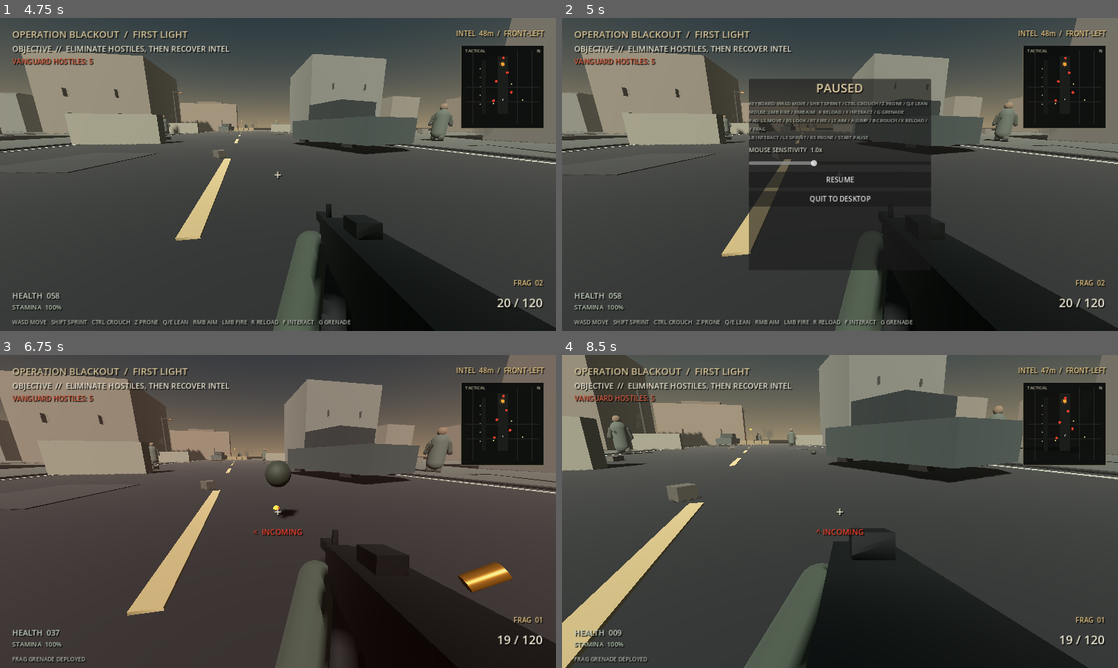
Above: before the commit, frames 1-4 (two rows, left to right).
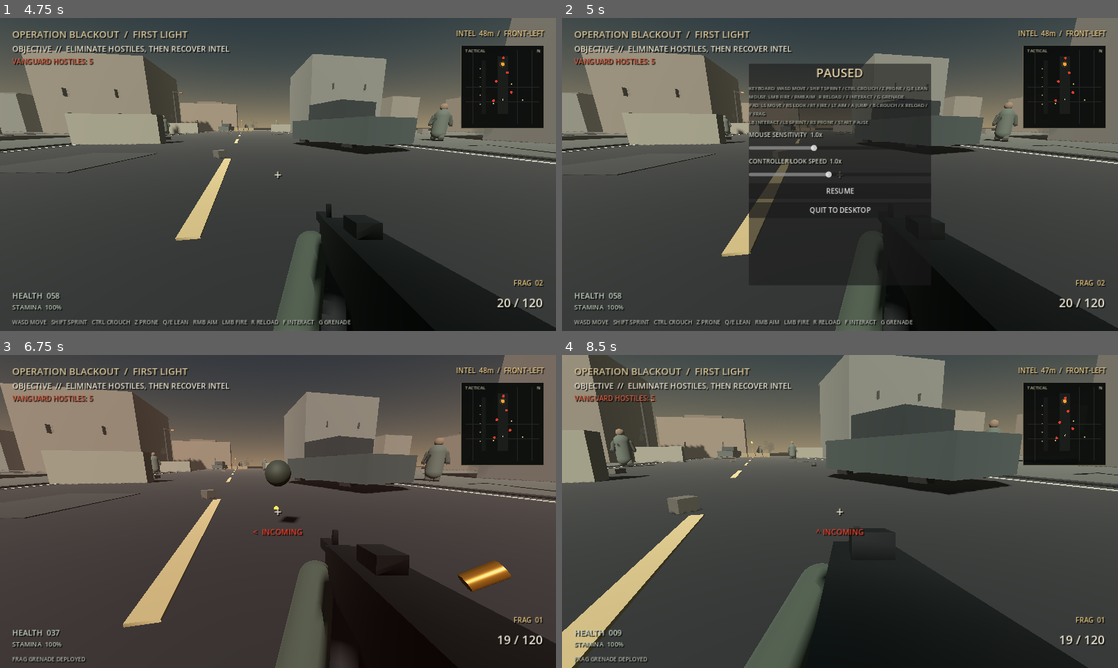
Above: after the commit, the same moments.

Repository: Liladizilla/operation-blackout
Game: Godot game, scene res://scenes/main.tscn
Same seed, same stepped clock (60 frames per second), same inputs: the game is played once before the commit and once after it.
Inputs (mouse positions are in pixels of both pictures, inside the frame that each line leads up to):
- Up to frame 1 (4.75 s): click "DEPLOY / BEGIN OPERATION" at 0.5 s; tap Enter at 1.25 s; move the mouse to (305, 174) at 1.27 s; hold Right mouse button (aim) 1.28-2.03 s; hold W (move_forward) from 1.28 s (still down); click (305, 174) at 1.42 s; tap Space (jump) at 1.52, 2.27, 3.77, 4.52 s; move the mouse to (250, 174) at 2.02 s; tap Ctrl (crouch) at 2.1 s; move the mouse to (289, 168) at 2.77 s; press the mouse at (289, 168) at 2.78 s; move the mouse to (272, 180) at 3.52 s; release the mouse at (272, 180) at 3.53 s; tap F (interact) at 3.6 s; click (272, 180) at 3.67 s; move the mouse to (316, 177) at 4.27 s; tap Z (prone) at 4.35 s
- Up to frame 2 (5 s): keep holding W (move_forward); tap Escape (pause) at 4.9 s
- Up to frame 3 (6.75 s): move the mouse to (111, 464) at 5.02 s; release W (move_forward) at 5.03 s; hold Q (lean_left) 5.03-5.75 s; tap Shift (sprint) at 5.1 s; tap Space (jump) at 5.27 s; click "RESUME" at 5.75 s; move the mouse to (283, 511) at 6.52 s; hold W (move_forward) from 6.53 s (still down); tap G (throw_grenade) at 6.6 s; click (283, 511) at 6.67 s
- Up to frame 4 (8.5 s): move the mouse to (817, 505) at 7.27 s; release W (move_forward) at 7.28 s; hold E (lean_right) 7.28-8.03 s; tap Enter at 7.35 s; tap Space (jump) at 7.52, 8.27 s; move the mouse to (867, 511) at 8.02 s; hold W (move_forward) from 8.03 s (still down); hold Right mouse button (aim) from 8.03 s (still down)

Frame 1 is identical in both runs. In frame 2, 4.7% of the frame differs, in the area x 33-67%, y 14-86%; in frame 3, 9.5%; in frame 4, 12%, in the area x 0-100%, y 0-100%.

Commit message:
Add adjustable controller look sensitivity

Diff:
--- a/scripts/hud.gd
+++ b/scripts/hud.gd
@@ -15,6 +15,8 @@
 var pause_panel: PanelContainer
 var sensitivity_slider: HSlider
 var sensitivity_value_label: Label
+var gamepad_sensitivity_slider: HSlider
+var gamepad_sensitivity_value_label: Label
 var briefing_panel: PanelContainer
 var briefing_backdrop: ColorRect
 var difficulty_selector: OptionButton
@@ -465,8 +467,8 @@
     pause_panel.set_anchors_and_offsets_preset(Control.PRESET_CENTER)
     pause_panel.offset_left = -210
     pause_panel.offset_right = 210
-    pause_panel.offset_top = -220
-    pause_panel.offset_bottom = 220
+    pause_panel.offset_top = -255
+    pause_panel.offset_bottom = 255
     var box := VBoxContainer.new()
     box.add_theme_constant_override("separation", 8)
     pause_panel.add_child(box)
@@ -494,6 +496,25 @@
         sensitivity_value_label.text = "MOUSE SENSITIVITY  %.1fx" % (value / 0.0018)
     )
     box.add_child(sensitivity_slider)
+
+    gamepad_sensitivity_value_label = _label("CONTROLLER LOOK SPEED", 14, Color(0.82,0.84,0.78))
+    box.add_child(gamepad_sensitivity_value_label)
+    gamepad_sensitivity_slider = HSlider.new()
+    gamepad_sensitivity_slider.min_value = 0.8
+    gamepad_sensitivity_slider.max_value = 4.0
+    gamepad_sensitivity_slider.step = 0.1
+    gamepad_sensitivity_slider.custom_minimum_size = Vector2(300, 24)
+    var current_gamepad_sensitivity: float = 2.2
+    if is_instance_valid(player_ref):
+        current_gamepad_sensitivity = float(player_ref.get("gamepad_look_sensitivity"))
+    gamepad_sensitivity_slider.value = clampf(current_gamepad_sensitivity, gamepad_sensitivity_slider.min_value, gamepad_sensitivity_slider.max_value)
+    gamepad_sensitivity_value_label.text = "CONTROLLER LOOK SPEED  %.1fx" % (gamepad_sensitivity_slider.value / 2.2)
+    gamepad_sensitivity_slider.value_changed.connect(func(value: float):
+        if is_instance_valid(player_ref):
+            player_ref.set("gamepad_look_sensitivity", value)
+        gamepad_sensitivity_value_label.text = "CONTROLLER LOOK SPEED  %.1fx" % (value / 2.2)
+    )
+    box.add_child(gamepad_sensitivity_slider)
     var resume := Button.new()
     resume.text = "RESUME"
     resume.custom_minimum_size = Vector2(300, 36)
--- a/scripts/player.gd
+++ b/scripts/player.gd
@@ -5,7 +5,7 @@
 const CROUCH_SPEED := 2.0
 const PRONE_SPEED := 1.0
 const JUMP_VELOCITY := 4.2
-const GAMEPAD_LOOK_SENSITIVITY := 2.2
+var gamepad_look_sensitivity := 2.2
 var mouse_sensitivity := 0.0018
 const MAG_SIZE := 30
 const MAX_STAMINA := 8.0
@@ -239,8 +239,8 @@
     var look_x := Input.get_axis("look_left", "look_right")
     var look_y := Input.get_axis("look_up", "look_down")
     if absf(look_x) > 0.12 or absf(look_y) > 0.12:
-        rotate_y(-look_x * GAMEPAD_LOOK_SENSITIVITY * delta)
-        pitch = clampf(pitch - look_y * GAMEPAD_LOOK_SENSITIVITY * delta, deg_to_rad(-85), deg_to_rad(85))
+        rotate_y(-look_x * gamepad_look_sensitivity * delta)
+        pitch = clampf(pitch - look_y * gamepad_look_sensitivity * delta, deg_to_rad(-85), deg_to_rad(85))
         camera_pivot.rotation.x = pitch
     fire_cooldown = maxf(0.0, fire_cooldown - delta)
     damage_flash = maxf(0.0, damage_flash - delta)
--- a/tests/test_gamepad_support.gd
+++ b/tests/test_gamepad_support.gd
@@ -91,5 +91,11 @@
     _check(player.ammo == 9, "shared fire action fires the weapon")
     player.set_physics_process(true)
 
+    scene.hud.show_pause()
+    _check(scene.hud.gamepad_sensitivity_slider != null, "pause menu exposes controller look sensitivity")
+    scene.hud.gamepad_sensitivity_slider.value = 3.3
+    _check(is_equal_approx(player.gamepad_look_sensitivity, 3.3), "controller sensitivity slider updates right-stick look speed")
+    scene.hud.hide_pause()
+
     print("GAMEPAD RESULT: ", passed, " checks passed; failed=", failed)
     quit(1 if failed else 0)
Not shown, changed: README.md
